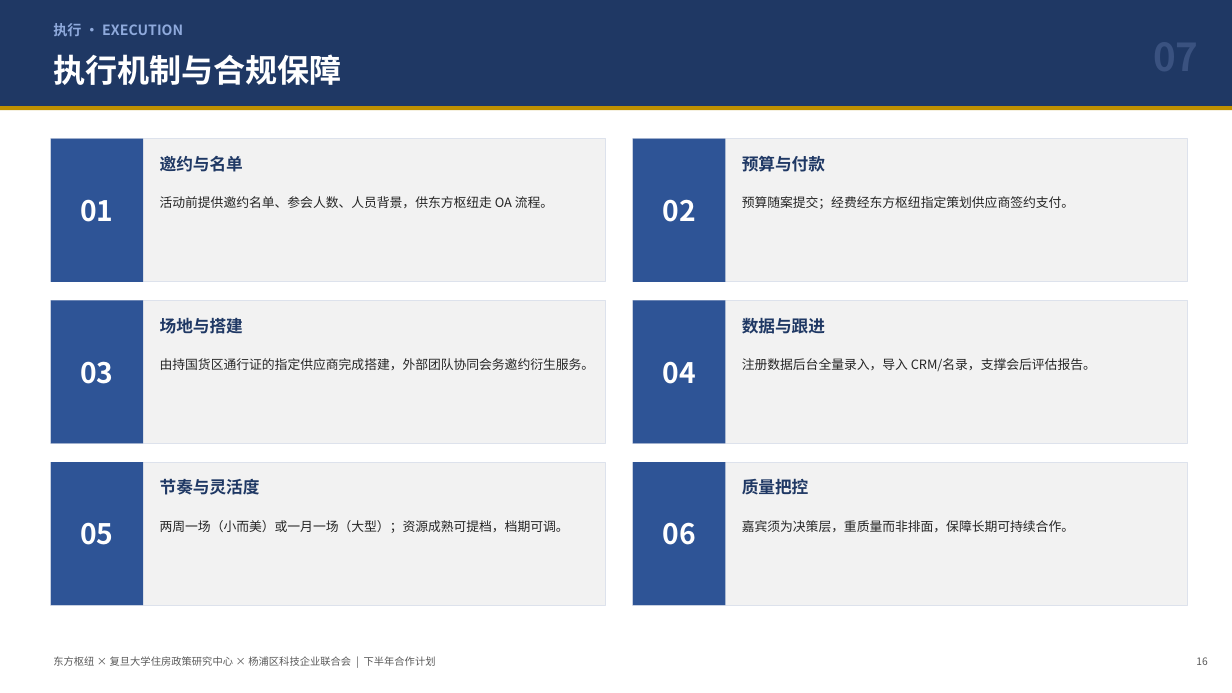
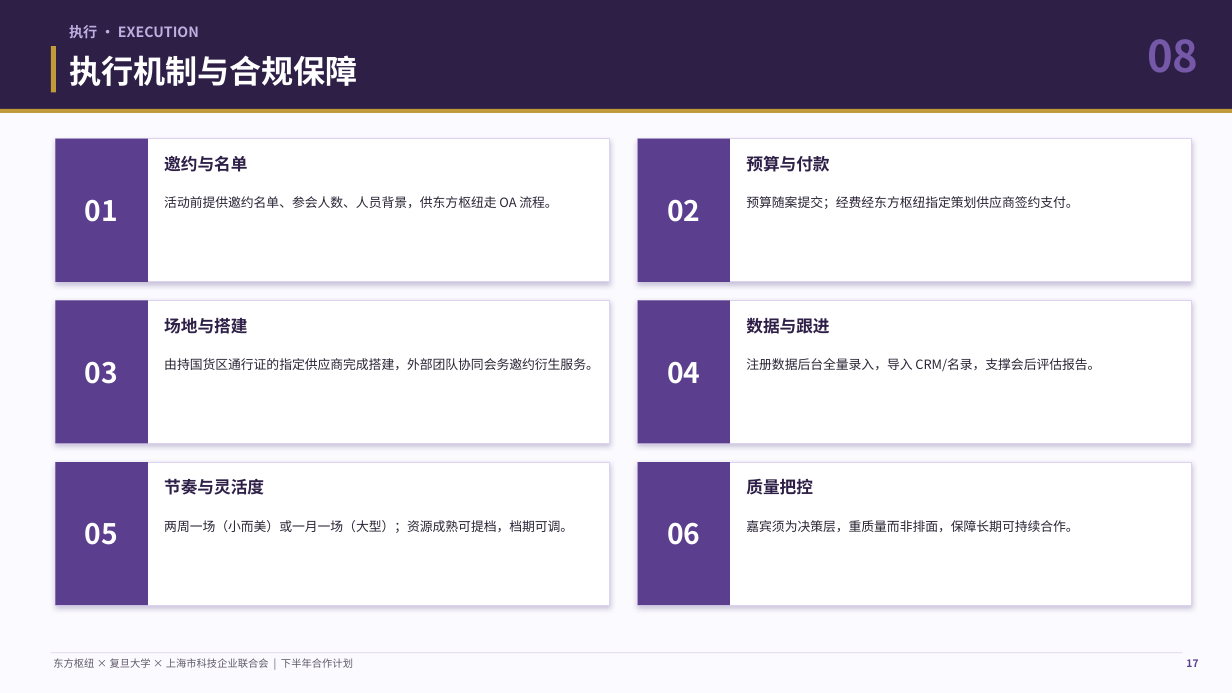
Before and after one commit to hujigang2010-maker/AIDEN, a slide deck: slide 17 of 东方枢纽三方合作计划_汇报PPT.pptx (slide 16 before the commit). Drawn at 1232x693 pixels with LibreOffice and Linux fonts; fonts in the diff are those of the drawing. Boxes give left, top, right and bottom in pixels: in the first picture for what was removed or moved away, otherwise in the second. Text is boxed around its words. In the diff, an @@ line names an element or a change of style, - is before the commit and + after.

```diff
--- a/东方枢纽三方合作计划_汇报PPT.pptx
+++ b/东方枢纽三方合作计划_汇报PPT.pptx
@@ rectangle at <box>0,0,1232,109</box>: fill #1F3864 to #2E1F47 @@
@@ rectangle added at <box>0,0,1232,693</box>, fill #FBFAFE @@
@@ text "执行 · EXECUTION": place and size @@
-text "执行 · EXECUTION" at <box>53,23,183,36</box>
+text "执行 · EXECUTION" at <box>69,25,199,38</box>
@@ text "执行 · EXECUTION" at <box>69,25,199,38</box>: text colour #8FAADC to #C0AEE0 @@
@@ rectangle added at <box>51,46,56,92</box>, fill #C19A3A @@
@@ text "执行机制与合规保障": place and size @@
-text "执行机制与合规保障" at <box>53,54,341,85</box>
+text "执行机制与合规保障" at <box>69,55,357,86</box>
@@ text added at <box>1147,39,1198,73</box>, 34 pt, text #7658A8, bold @@
+08
@@ rectangle at <box>0,109,1232,113</box>: fill #BF9000 to #C19A3A @@
@@ 12 rectangles, 6 texts: place and size @@
-12 rectangles, 6 texts at <box>51,139,1188,605</box>
+12 rectangles, 6 texts at <box>55,139,1192,605</box>
@@ fill #F2F2F2 to #FFFFFF; outline #DDE2EC 0.75 pt to #DDD2EF 0.75 pt in 6 elements at <box>55,139,610,282</box>, <box>638,139,1192,282</box>, <box>55,300,610,444</box>, <box>638,300,1192,444</box>, <box>55,462,610,605</box>, <box>638,462,1192,605</box> @@
@@ fill #2E5496 to #5B3E8E in 6 elements at <box>55,139,148,282</box>, <box>638,139,730,282</box>, <box>55,300,148,444</box>, <box>638,300,730,444</box>, <box>55,462,148,605</box>, <box>638,462,730,605</box> @@
@@ text colour #1F3864 to #2E1F47 in 6 elements at <box>164,156,247,172</box>, <box>746,156,829,172</box>, <box>164,318,247,334</box>, <box>746,318,829,334</box>, <box>164,478,264,495</box>, <box>746,479,813,495</box> @@
@@ text colour #262626 to #2B2536 in 6 elements at <box>164,196,557,208</box>, <box>746,196,1078,209</box>, <box>164,358,599,370</box>, <box>746,358,1100,372</box>, <box>164,520,573,533</box>, <box>746,520,1078,532</box> @@
@@ rectangle added at <box>51,653,1183,653</box>, fill #DDD2EF @@
@@ text at <box>53,658,353,668</box>: text changed; text colour #595959 to #605A6B @@
-东方枢纽 × 复旦大学住房政策研究中心 × 杨浦区科技企业联合会 | 下半年合作计划
+东方枢纽 × 复旦大学 × 上海市科技企业联合会 | 下半年合作计划
@@ text added at <box>1186,659,1198,667</box>, 8 pt, text #5B3E8E, bold @@
+17
@@ text removed at <box>1196,657,1207,665</box> @@
-16
```
Also in this commit, not shown: 16 other slides changed, 1 slide added, 5 other files.
